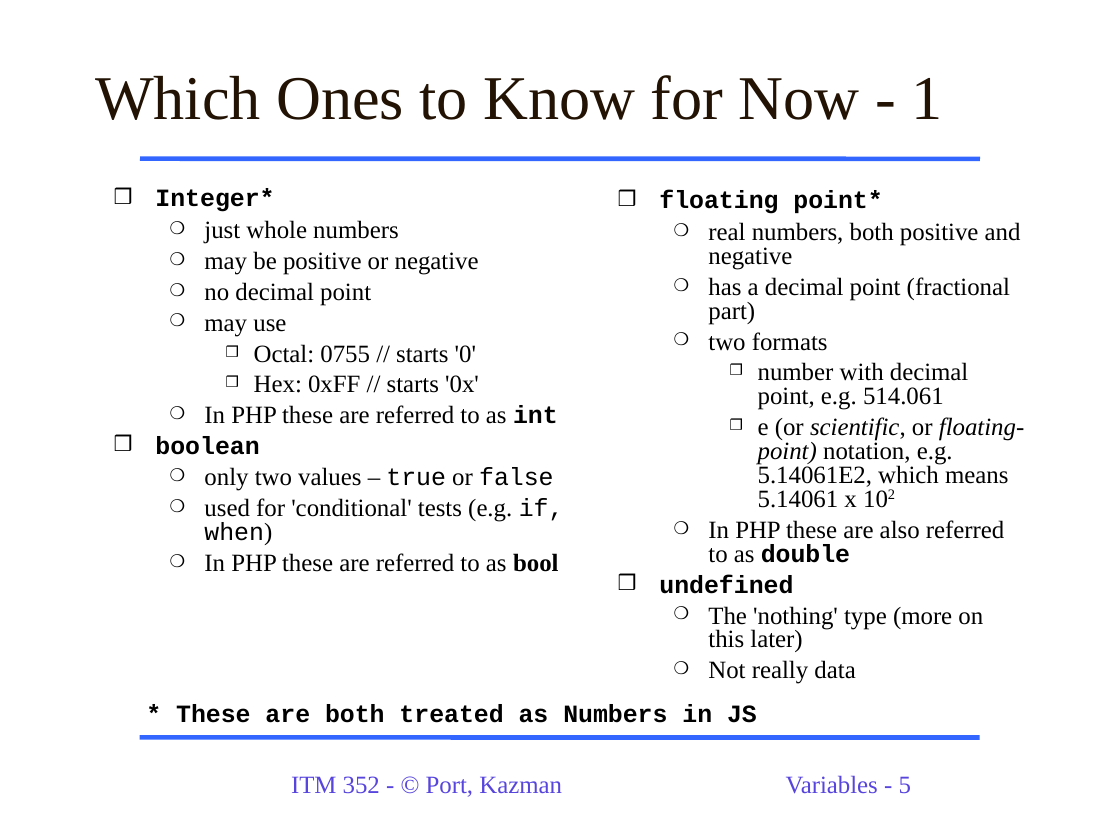
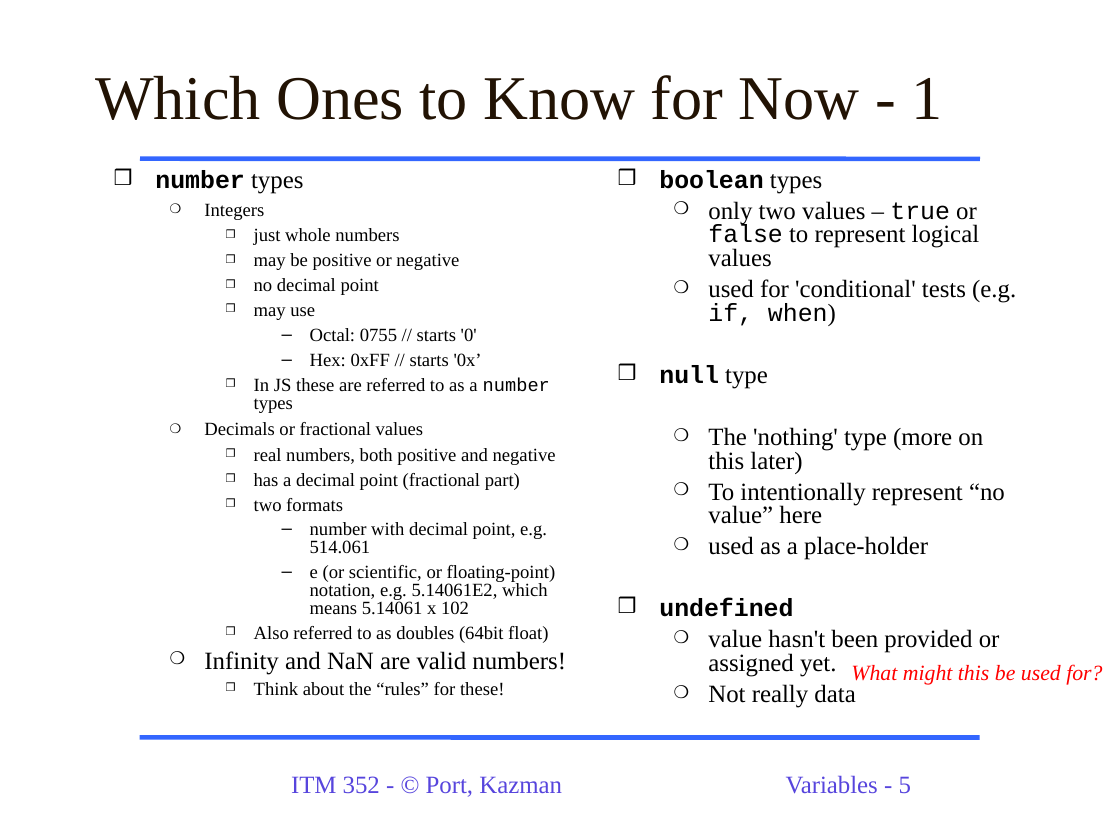
Before and after one commit to dport96/ITM352, a slide deck: slide 5 of morea/050.variables_data_types/ITM352_data_types_variables.ppt. Drawn at 1120x840 pixels with LibreOffice and Linux fonts; fonts in the diff are those of the drawing. Boxes give left, top, right and bottom in pixels: in the first picture for what was removed or moved away, otherwise in the second. Text is boxed around its words. In the diff, an @@ line names an element or a change of style, - is before the commit and + after.

```diff
--- a/morea/050.variables_data_types/ITM352_data_types_variables.ppt
+++ b/morea/050.variables_data_types/ITM352_data_types_variables.ppt
@@ text "number types": place and size @@
-text "number types" at [155,188,564,572]
+text "number types" at [155,170,566,696]
@@ text at [155,170,303,220]: text changed; font Courier New to Times New Roman; bold off @@
-❒ Integer*
+❒ number types
+  ❍ Integers
@@ text "boolean types": place and size @@
-text "boolean types" at [659,190,1024,684]
+text "boolean types" at [659,170,1016,708]
@@ text at [659,170,1016,560]: text changed @@
-❒ floating point*
-  ❍ real numbers, both positive and negative
-  ❍ has a decimal point (fractional part)
-  ❍ two formats
-    ❒ number with decimal point, e.g. 514.061
-    ❒ e (or scientific, or floating-point) notation, e.g. 5.14061E2, which means 5.14061 x 102
-  ❍ In PHP these are also referred to as double
+❒ boolean types
+  ❍ only two values – true or false to represent logical values
+  ❍ used for 'conditional' tests (e.g. if, when)
+❒ null type
+  ❍ The 'nothing' type (more on this later)
+  ❍ To intentionally represent “no value” here
+  ❍ used as a place-holder
@@ text at [254,228,477,342]: size 16 to 12 pt in "just whole numbers", "may be positive or negative", "no decimal point", "may use" and 1 more places; bullet ❍ to ❒; list level 2 to 3 in "just whole numbers"; list level 2 to 3 in "may be positive or negative"; list level 2 to 3 in "no decimal point"; list level 2 to 3 in "may use"; bullet ❒ to –; list level 3 to 4 in "Octal: 0755 // starts '0'" @@
@@ text at [204,353,566,696]: text changed; size 16 to 12 pt @@
-    ❒ Hex: 0xFF // starts '0x'
-  ❍ In PHP these are referred to as int
-❒ boolean
-  ❍ only two values – true or false
-  ❍ used for 'conditional' tests (e.g. if, when)
-  ❍ In PHP these are referred to as bool
+      – Hex: 0xFF // starts '0x’
+    ❒ In JS these are referred to as a number types
+  ❍ Decimals or fractional values
+    ❒ real numbers, both positive and negative
+    ❒ has a decimal point (fractional part)
+    ❒ two formats
+      – number with decimal point, e.g. 514.061
+      – e (or scientific, or floating-point) notation, e.g. 5.14061E2, which means 5.14061 x 102
+    ❒ Also referred to as doubles (64bit float)
+  ❍ Infinity and NaN are valid numbers!
+    ❒ Think about the “rules” for these!
@@ text at [708,629,1000,677]: text changed @@
-  ❍ The 'nothing' type (more on this later)
+  ❍ value hasn't been provided or assigned yet.
@@ text added at [851,664,1102,685], 14 pt, text #FF0000, italic @@
+What might this be used for?
@@ text removed at [176,704,757,723] @@
-* These are both treated as Numbers in JS
```
Also in this commit, not shown: 3 other slides changed, 1 slide added, 1 other file.
